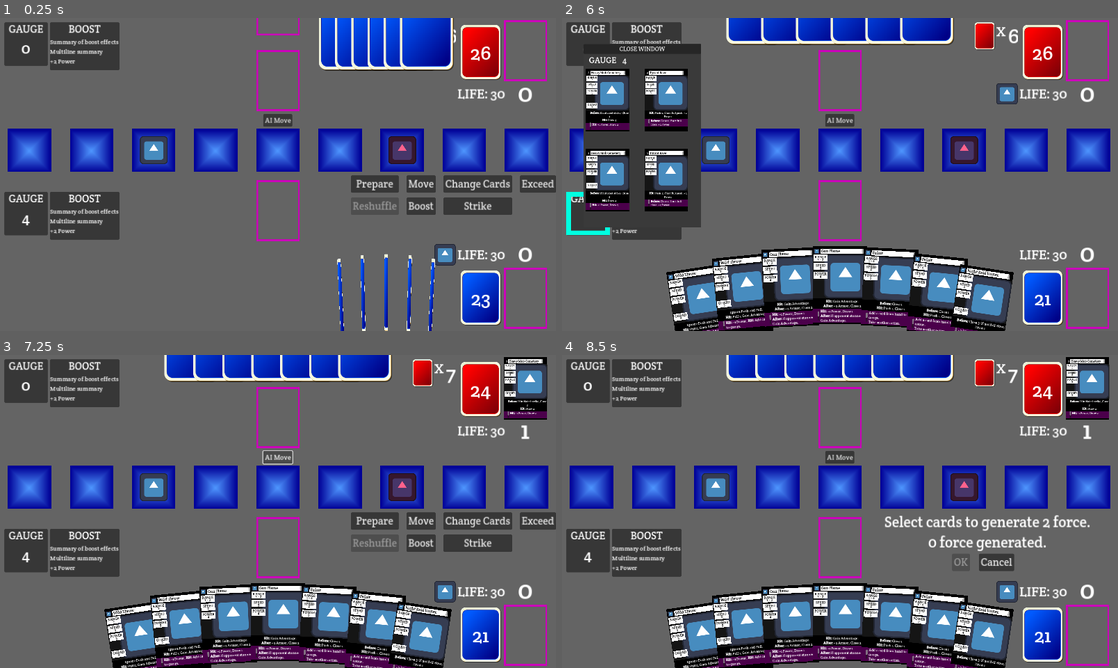
Above: before the commit, frames 1-4 (two rows, left to right).
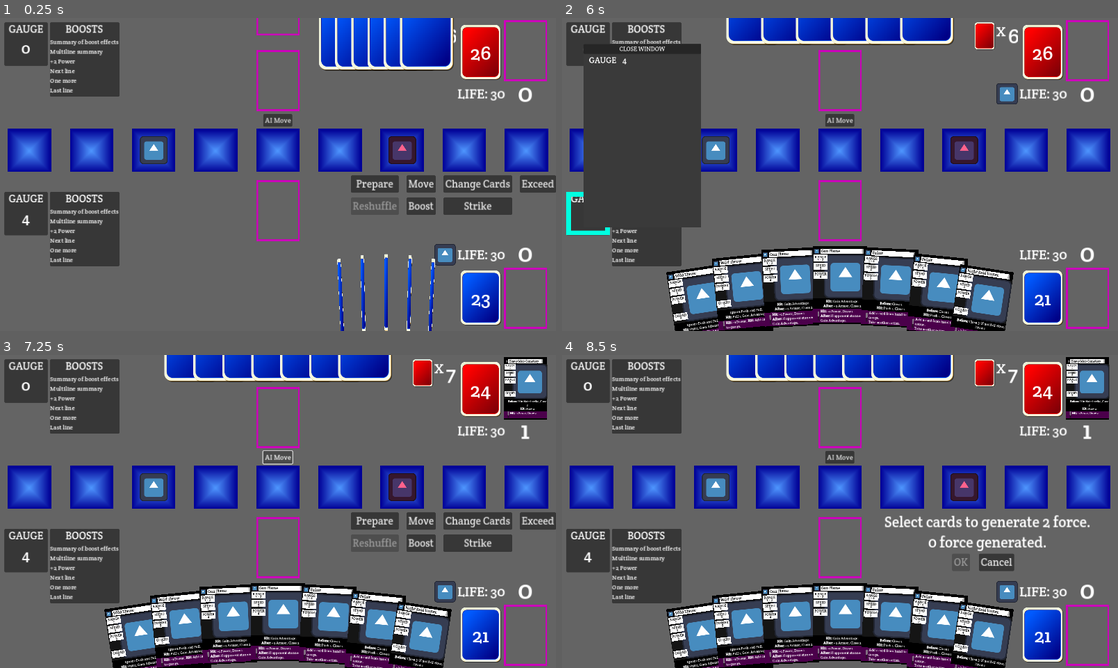
Above: after the commit, the same moments.

Repository: daniel-k-taylor/exceedgameclient
Game: Godot game, scene res://scenes/game/game.tscn
Same seed, same stepped clock (60 frames per second), same inputs: the game is played once before the commit and once after it. The engine's default icon, where the game draws it, is replaced by a stand-in: a white triangle on a blue panel in a dark square.
Inputs (mouse positions are in pixels of both pictures, inside the frame that each line leads up to):
- Up to frame 1 (0.25 s): no input
- Up to frame 2 (6 s): click (1090, 299) at 0.5 s; click (1090, 49) at 1.25 s; click "AI Move" at 2 s; click "Prepare" at 2.75 s; click (1040, 299) at 3.52 s; click (1090, 299) at 4.27 s; click (840, 212) at 5.02 s; click (589, 212) at 5.77 s
- Up to frame 3 (7.25 s): click "AI Move" at 6.5 s
- Up to frame 4 (8.5 s): click "Move" at 7.25 s; click (589, 486) at 8.02 s

The runs differ from the first frame. In frame 1, 2.3% of the frame differs, in the area x 9-22%, y 2-80%; in frame 2, 6.2%, in the area x 4-23%, y 2-80%; in frame 3, 2.3%; in frame 4, 2.3%.

Commit message:
single shared card popout

Diff:
--- a/data/decks/testdeck.json
+++ b/data/decks/testdeck.json
@@ -6,18 +6,22 @@
 		"image": "test_char.png",
 		"exceed_cost": 3,
 		"on_exceed": "strike",
-		"ability": {
-			"timing": "strike",
-			"condition": "canceled_this_turn",
-			"effect_type": "power_up",
-			"amount": 1
-		},
-		"exceed_ability": {
-			"timing": "strike",
-			"condition": "canceled_this_turn",
-			"effect_type": "power_up",
-			"amount": 2
-		}
+		"ability_effects": [
+			{
+				"timing": "strike",
+				"condition": "canceled_this_turn",
+				"effect_type": "power_up",
+				"amount": 1
+			}
+		],
+		"exceed_ability_effects": [
+			{
+				"timing": "strike",
+				"condition": "canceled_this_turn",
+				"effect_type": "power_up",
+				"amount": 2
+			}
+		]
 	},
 	"cards": [
 		{
--- a/scenes/game/boost_zone.tscn
+++ b/scenes/game/boost_zone.tscn
@@ -3,7 +3,7 @@
 [node name="BoostZone" type="Node2D"]
 
 [node name="BoostPanel" type="PanelContainer" parent="."]
-custom_minimum_size = Vector2(160, 110)
+custom_minimum_size = Vector2(160, 150)
 offset_right = 40.0
 offset_bottom = 40.0
 
@@ -13,7 +13,7 @@
 [node name="BoostLabel" type="Label" parent="BoostPanel/BoostVBox"]
 layout_mode = 2
 theme_override_font_sizes/font_size = 24
-text = "BOOST"
+text = "BOOSTS"
 horizontal_alignment = 1
 vertical_alignment = 1
 
@@ -22,4 +22,7 @@
 theme_override_font_sizes/font_size = 14
 text = "Summary of boost effects
 Multiline summary
-+2 Power "
++2 Power
+Next line
+One more
+Last line"
--- a/scenes/game/game.gd
+++ b/scenes/game/game.gd
@@ -49,8 +49,7 @@
 var ui_sub_state : UISubState = UISubState.UISubState_None
 
 @onready var game_logic : GameLogic = $GameLogic
-@onready var gauge_popout : CardPopout = $GaugePopout
-@onready var discard_popout : CardPopout = $DiscardPopout
+@onready var card_popout : CardPopout = $CardPopout
 
 @onready var CenterCardOval = Vector2(get_viewport().content_scale_size) * Vector2(0.5, 1.25)
 @onready var HorizontalRadius = get_viewport().content_scale_size.x * 0.45
@@ -66,9 +65,6 @@
 
 	$PlayerLife.set_life(game_logic.player.life)
 	$OpponentLife.set_life(game_logic.opponent.life)
-
-	gauge_popout.set_title("GAUGE")
-	discard_popout.set_title("DISCARD")
 
 	finish_initialization()
 
@@ -327,8 +323,26 @@
 		change_ui_state(UIState.UIState_WaitingOnOpponent)
 
 	clear_selected_cards()
-	_on_gauge_popout_close_window()
-	_on_discard_popout_close_window()
+	close_popout()
+
+func _on_post_boost_action(event):
+	var player = event['event_player']
+	if player == game_logic.player:
+		change_ui_state(UIState.UIState_PickTurnAction)
+		clear_selected_cards()
+		close_popout()
+	else:
+		ai_take_turn()
+
+func _on_boost_played(event):
+	var player = event['event_player']
+	var card = find_card_on_board(event['number'])
+	var target_zone = $PlayerStrike/StrikeZone
+	var is_player = player == game_logic.player
+	if not player:
+		target_zone = $OpponentStrike/StrikeZone
+		card.flip_card_to_front(true)
+	_move_card_to_strike_area(card, target_zone, $AllCards/Striking, is_player, false)
 
 func clear_selected_cards():
 	for card in selected_cards:
@@ -391,6 +405,9 @@
 		begin_strike_choosing(false, false)
 	else:
 		ai_do_strike()
+
+func _on_force_wild_swing(_event):
+	printlog("UI: TODO: Play something to indicate forced wild swing.")
 
 func _on_game_over(event):
 	printlog("GAME OVER for %s" % event['event_player'].name)
@@ -541,7 +558,7 @@
 			$AllCards/OpponentDeck.add_child(card)
 			card.position = OffScreen
 			card.reset()
-	_on_discard_popout_close_window()
+	close_popout()
 
 func _move_card_to_strike_area(card, strike_area, new_parent, is_player : bool, is_ex : bool):
 	var pos = strike_area.global_position + strike_area.size * strike_area.scale /2
@@ -612,6 +629,12 @@
 				_on_discard_event(event)
 			game_logic.EventType.EventType_AdvanceTurn:
 				_on_advance_turn()
+			game_logic.EventType.EventType_Boost_ActionAfterBoost:
+				_on_post_boost_action(event)
+			game_logic.EventType.EventType_Boost_Canceled:
+				printlog("UI: TODO: Play a cool cancel animation.")
+			game_logic.EventType.EventType_Boost_Played:
+				_on_boost_played(event)
 			game_logic.EventType.EventType_Discard:
 				_on_discard_event(event)
 			game_logic.EventType.EventType_Draw:
@@ -620,6 +643,8 @@
 				_on_exceed_event(event)
 			game_logic.EventType.EventType_ForceStartStrike:
 				_on_force_start_strike(event)
+			game_logic.EventType.EventType_Strike_ForceWildSwing:
+				_on_force_wild_swing(event)
 			game_logic.EventType.EventType_GameOver:
 				_on_game_over(event)
 			game_logic.EventType.EventType_HandSizeExceeded:
@@ -801,14 +826,14 @@
 				var selected_card_ids = []
 				for card in selected_cards:
 					selected_card_ids.append(card.card_id)
-				_on_gauge_popout_close_window()
+				close_popout()
 				var events = game_logic.do_pay_strike_cost(game_logic.player, selected_card_ids, false)
 				_handle_events(events)
 			UISubState.UISubState_SelectCards_Exceed:
 				var selected_card_ids = []
 				for card in selected_cards:
 					selected_card_ids.append(card.card_id)
-				_on_gauge_popout_close_window()
+				close_popout()
 				var events = game_logic.do_exceed(game_logic.player, selected_card_ids)
 				_handle_events(events)
 			UISubState.UISubState_SelectCards_MoveActionGenerateForce:
@@ -860,7 +885,7 @@
 			var events = game_logic.do_strike(game_logic.player, -1, true, -1)
 			_handle_events(events)
 		elif ui_sub_state == UISubState.UISubState_SelectCards_StrikeGauge:
-			_on_gauge_popout_close_window()
+			close_popout()
 			var events = game_logic.do_pay_strike_cost(game_logic.player, [], true)
 			_handle_events(events)
 
@@ -927,16 +952,16 @@
 	return false
 
 # Popout Functions
-func _update_popout_cards(popout, amount : int, cards_in_popout : Array, not_visible_position : Vector2, card_return_state : CardBase.CardState):
-	popout.set_amount(amount)
-	if popout.visible:
+func _update_popout_cards(amount : int, cards_in_popout : Array, not_visible_position : Vector2, card_return_state : CardBase.CardState):
+	card_popout.set_amount(amount)
+	if card_popout.visible:
 		# Clear first which sets the size/positions correctly.
-		await popout.clear(len(cards_in_popout))
+		await card_popout.clear(len(cards_in_popout))
 		for i in range(len(cards_in_popout)):
 			var card = cards_in_popout[i]
 			card.set_selected(card_in_selected_cards(card))
 			# Assign positions
-			var pos = popout.get_slot_position(i)
+			var pos = card_popout.get_slot_position(i)
 			card.position = pos + CardBase.SmallCardScale * CardBase.ActualCardSize / 2
 			card.change_state(CardBase.CardState.CardState_InPopout)
 			card.set_resting_position(card.position, 0)
@@ -950,68 +975,63 @@
 			if card.state == CardBase.CardState.CardState_InPopout:
 				card.change_state(card_return_state)
 			card.set_resting_position(card.position, 0)
-		await popout.clear(0)
-
-func clear_gauge_popout():
+		await card_popout.clear(0)
+
+func clear_card_popout():
 	await _update_popout_cards(
-		gauge_popout,
 		len(game_logic.player.gauge),
 		$AllCards/PlayerGauge.get_children(),
 		$PlayerGauge.get_center_pos(),
 		CardBase.CardState.CardState_InGauge
 	)
 	await _update_popout_cards(
-		gauge_popout,
 		len(game_logic.opponent.gauge),
 		$AllCards/OpponentGauge.get_children(),
 		$OpponentGauge.get_center_pos(),
 		CardBase.CardState.CardState_InGauge
 	)
 
-func clear_discard_popout():
 	await _update_popout_cards(
-		discard_popout,
 		len(game_logic.player.discards),
 		$AllCards/PlayerDiscards.get_children(),
 		get_discard_location($PlayerDeck/Discard),
 		CardBase.CardState.CardState_Discarded
 	)
 	await _update_popout_cards(
-		discard_popout,
 		len(game_logic.player.discards),
 		$AllCards/OpponentDiscards.get_children(),
 		get_discard_location($OpponentDeck/Discard),
 		CardBase.CardState.CardState_Discarded
 	)
 
-func _on_gauge_popout_close_window():
-	gauge_popout.visible = false
-	await clear_gauge_popout()
-
-func _on_discard_popout_close_window():
-	discard_popout.visible = false
-	await clear_discard_popout()
-
-func show_popout(popout, clear_func, card_node, card_rest_position : Vector2, card_rest_state : CardBase.CardState):
-	if popout.visible:
-		popout.visible = false
-		await clear_func.call()
-	popout.visible = true
+func close_popout():
+	card_popout.visible = false
+	await clear_card_popout()
+
+func show_popout(popout_title : String, card_node, card_rest_position : Vector2, card_rest_state : CardBase.CardState):
+	card_popout.set_title(popout_title)
+	if card_popout.visible:
+		card_popout.visible = false
+		await clear_card_popout()
+	card_popout.visible = true
 	var cards = card_node.get_children()
-	_update_popout_cards(popout, len(cards), cards, card_rest_position, card_rest_state)
+	_update_popout_cards(len(cards), cards, card_rest_position, card_rest_state)
 
 func _on_player_gauge_gauge_clicked():
-	await _on_discard_popout_close_window()
-	show_popout(gauge_popout, clear_gauge_popout, $AllCards/PlayerGauge, $PlayerGauge.get_center_pos(), CardBase.CardState.CardState_InGauge)
+	await close_popout()
+	show_popout("GAUGE", $AllCards/PlayerGauge, $PlayerGauge.get_center_pos(), CardBase.CardState.CardState_InGauge)
 
 func _on_opponent_gauge_gauge_clicked():
-	await _on_discard_popout_close_window()
-	show_popout(gauge_popout, clear_gauge_popout, $AllCards/OpponentGauge, $OpponentGauge.get_center_pos(), CardBase.CardState.CardState_InGauge)
+	await close_popout()
+	show_popout("GAUGE", $AllCards/OpponentGauge, $OpponentGauge.get_center_pos(), CardBase.CardState.CardState_InGauge)
 
 func _on_player_discard_button_pressed():
-	await _on_gauge_popout_close_window()
-	show_popout(discard_popout, clear_discard_popout, $AllCards/PlayerDiscards, get_discard_location($PlayerDeck/Discard), CardBase.CardState.CardState_Discarded)
+	await close_popout()
+	show_popout("DISCARD", $AllCards/PlayerDiscards, get_discard_location($PlayerDeck/Discard), CardBase.CardState.CardState_Discarded)
 
 func _on_opponent_discard_button_pressed():
-	await _on_gauge_popout_close_window()
-	show_popout(discard_popout, clear_discard_popout, $AllCards/OpponentDiscards, get_discard_location($OpponentDeck/Discard), CardBase.CardState.CardState_Discarded)
+	await close_popout()
+	show_popout("DISCARD", $AllCards/OpponentDiscards, get_discard_location($OpponentDeck/Discard), CardBase.CardState.CardState_Discarded)
+
+func _on_popout_close_window():
+	await close_popout()
--- a/scenes/game/game.tscn
+++ b/scenes/game/game.tscn
@@ -496,15 +496,7 @@
 position = Vector2(146, -68)
 scale = Vector2(0.5, 0.5)
 
-[node name="GaugePopout" parent="." instance=ExtResource("14_lyeqj")]
-visible = false
-offset_left = 50.0
-offset_top = 60.0
-offset_right = 293.0
-offset_bottom = 185.0
-scale = Vector2(0.5, 0.5)
-
-[node name="DiscardPopout" parent="." instance=ExtResource("14_lyeqj")]
+[node name="CardPopout" parent="." instance=ExtResource("14_lyeqj")]
 visible = false
 offset_left = 50.0
 offset_top = 60.0
@@ -584,7 +576,6 @@
 [connection signal="pressed" from="StaticUI/StaticUIVBox/ButtonGrid/StrikeButton" to="." method="_on_strike_button_pressed"]
 [connection signal="gauge_clicked" from="PlayerGauge" to="." method="_on_player_gauge_gauge_clicked"]
 [connection signal="gauge_clicked" from="OpponentGauge" to="." method="_on_opponent_gauge_gauge_clicked"]
-[connection signal="close_window" from="GaugePopout" to="." method="_on_gauge_popout_close_window"]
-[connection signal="close_window" from="DiscardPopout" to="." method="_on_discard_popout_close_window"]
+[connection signal="close_window" from="CardPopout" to="." method="_on_popout_close_window"]
 [connection signal="pressed" from="PlayerDiscardButton" to="." method="_on_player_discard_button_pressed"]
 [connection signal="pressed" from="OpponentDiscardButton" to="." method="_on_opponent_discard_button_pressed"]
--- a/scenes/game/gamelogic.gd
+++ b/scenes/game/gamelogic.gd
@@ -54,7 +54,7 @@
 	EventType_Boost_ActionAfterBoost,
 	EventType_Boost_CancelDecision,
 	EventType_Boost_DiscardContinuousChoice,
-	EventType_Boost_Play,
+	EventType_Boost_Played,
 	EventType_Boost_Canceled,
 	EventType_Boost_Continuous_Added,
 	EventType_Boost_NameCardOpponentDiscards,
@@ -626,11 +626,11 @@
 
 	func get_character_effects_at_timing(timing_name : String):
 		var effects = []
-		var ability_label = "ability"
+		var ability_label = "ability_effects"
 		if exceeded:
-			ability_label = "exceed_ability"
-
-		for effect in deck_def['character'][ability_label]['effects']:
+			ability_label = "exceed_ability_effects"
+
+		for effect in deck_def['character'][ability_label]:
 			if effect['timing'] == timing_name:
 				effects.append(effect)
 		return effects
@@ -1165,13 +1165,12 @@
 
 func begin_resolve_boost(performing_player : Player, card_id : int):
 	var events = []
-	# Boost is just beginning.
-	events += [create_event(EventType.EventType_Boost_Play, performing_player, card_id)]
 
 	active_boost = Boost.new()
 	active_boost.playing_player = performing_player
 	active_boost.card = get_card(card_id)
 	performing_player.remove_card_from_hand(card_id)
+	events += [create_event(EventType.EventType_Boost_Played, performing_player, card_id)]
 
 	# Resolve all immediate/now effects
 	# If continuous, put it into continous boost tracking.
@@ -1579,7 +1578,7 @@
 	events += continue_resolve_strike()
 	return events
 
-func do_boost_cancel(performing_player : Player, gauge_card_ids : Array):
+func do_boost_cancel(performing_player : Player, gauge_card_ids : Array, doing_cancel : bool):
 	if game_state != GameState.GameState_PlayerDecision or decision_type != DecisionType.DecisionType_BoostCancel:
 		printlog("ERROR: Tried to cancel boost but not in decision state.")
 		return []
@@ -1589,7 +1588,7 @@
 	if not active_boost:
 		printlog("ERROR: Tried to cancel boost but no active boost.")
 		return []
-	if len(gauge_card_ids) < get_card_cancel_cost(active_boost.card.id):
+	if doing_cancel and len(gauge_card_ids) < get_card_cancel_cost(active_boost.card.id):
 		printlog("ERROR: Tried to cancel boost with too few cards.")
 		return []
 	for id in gauge_card_ids:
@@ -1599,12 +1598,11 @@
 			return []
 
 	var events = []
-	events += performing_player.discard(gauge_card_ids)
+	if doing_cancel:
+		events += performing_player.discard(gauge_card_ids)
+		events += performing_player.on_cancel_boost()
+		active_boost.action_after_boost = true
 	events += boost_play_cleanup(performing_player)
-	events += performing_player.on_cancel_boost()
-
-	# Player gets another turn
-	change_game_state(GameState.GameState_PickAction)
 
 	return events
 
Not shown, changed: work.todo
